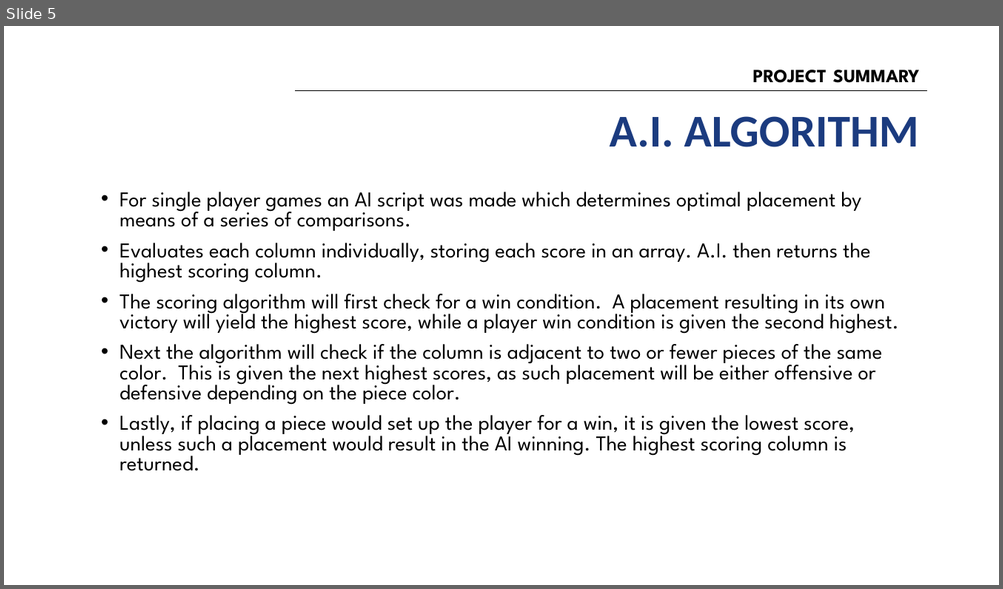
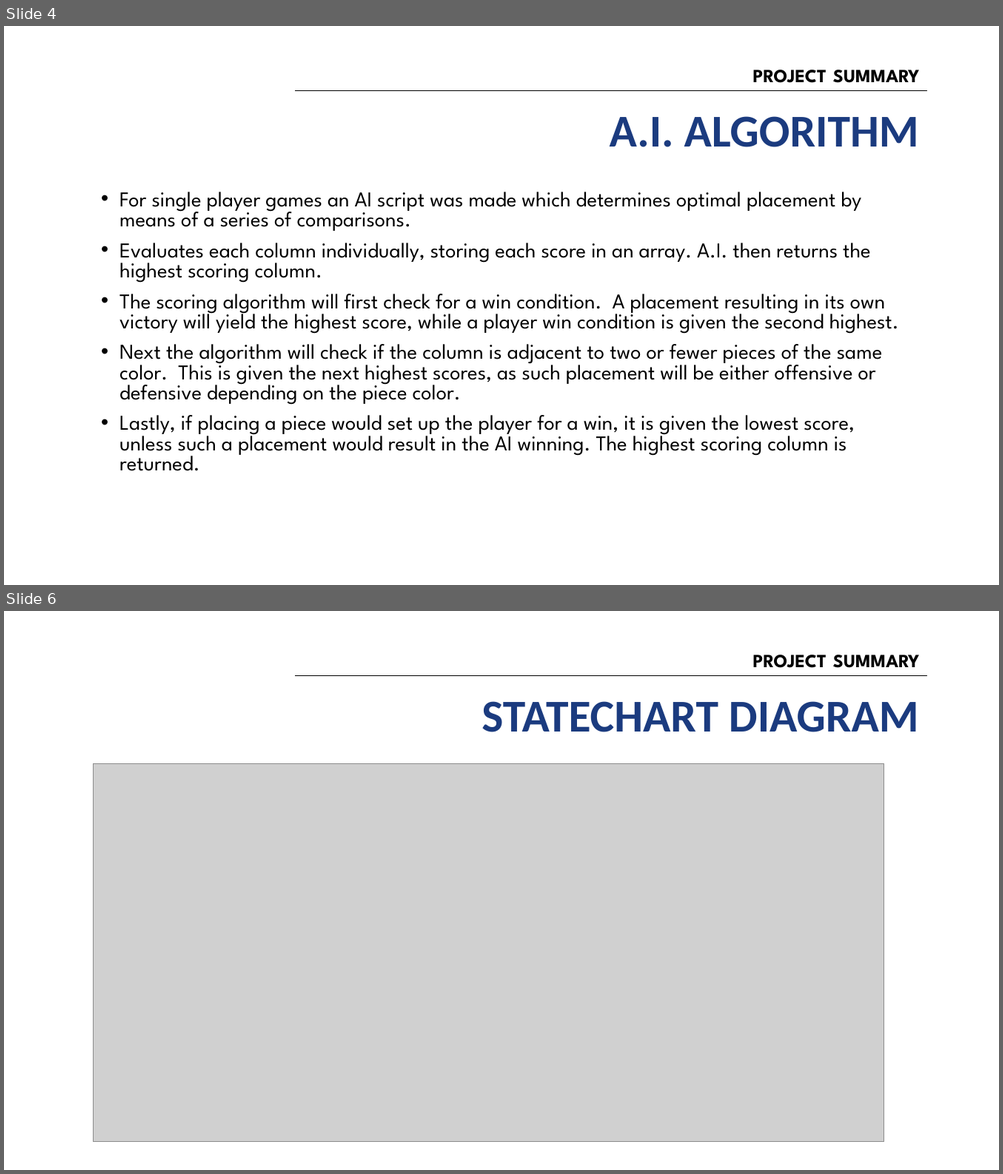
Before and after one commit to group-sm3/connect4-sm3, a slide deck: docs/SM3 Presentation.pptx. Shown one above the other, each under a label of ours: slide 5 before the commit, slides 4 and 6 after it; the slides between them are not shown. The pictures are 1003x589 and 1003x1174 pixels, drawn with LibreOffice and Linux fonts; fonts in the diff are those of the drawing; grey boxes stand for pictures; background and template pictures are left out. Boxes give left, top, right and bottom in pixels: in the first picture for what was removed or moved away, otherwise in the second. Text is boxed around its words. In the diff, an @@ line names an element or a change of style, - is before the commit and + after.

```diff
--- a/docs/SM3 Presentation.pptx
+++ b/docs/SM3 Presentation.pptx
@@ slide 6 added at [4,611,999,1170], background #FFFFFF @@
@@ title added at [753,655,919,668], 18 pt, text #000000, bold @@
+PROJECT SUMMARY
@@ line added from (295, 676) to (927, 676), #000000 0.75 pt @@
@@ text added at [481,701,919,732], 44 pt, text #1B3B7F, bold @@
+STATECHART DIAGRAM
@@ picture added at [93,764,884,1142] @@
@@ what was slide 5 is now slide 4 @@
```
Also in this commit, not shown: 6 slides changed, 1 slide removed, 1 other file.
